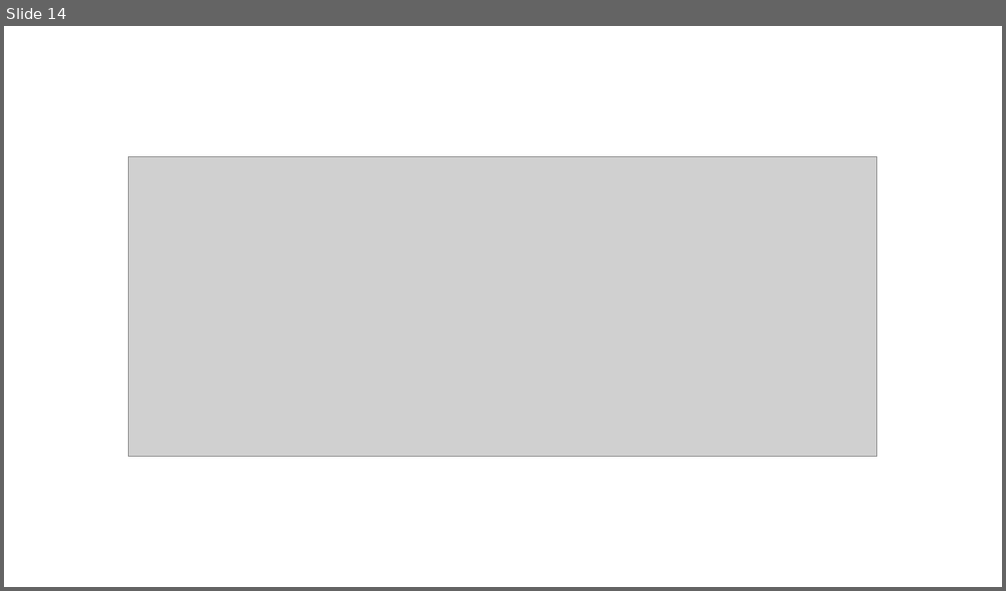
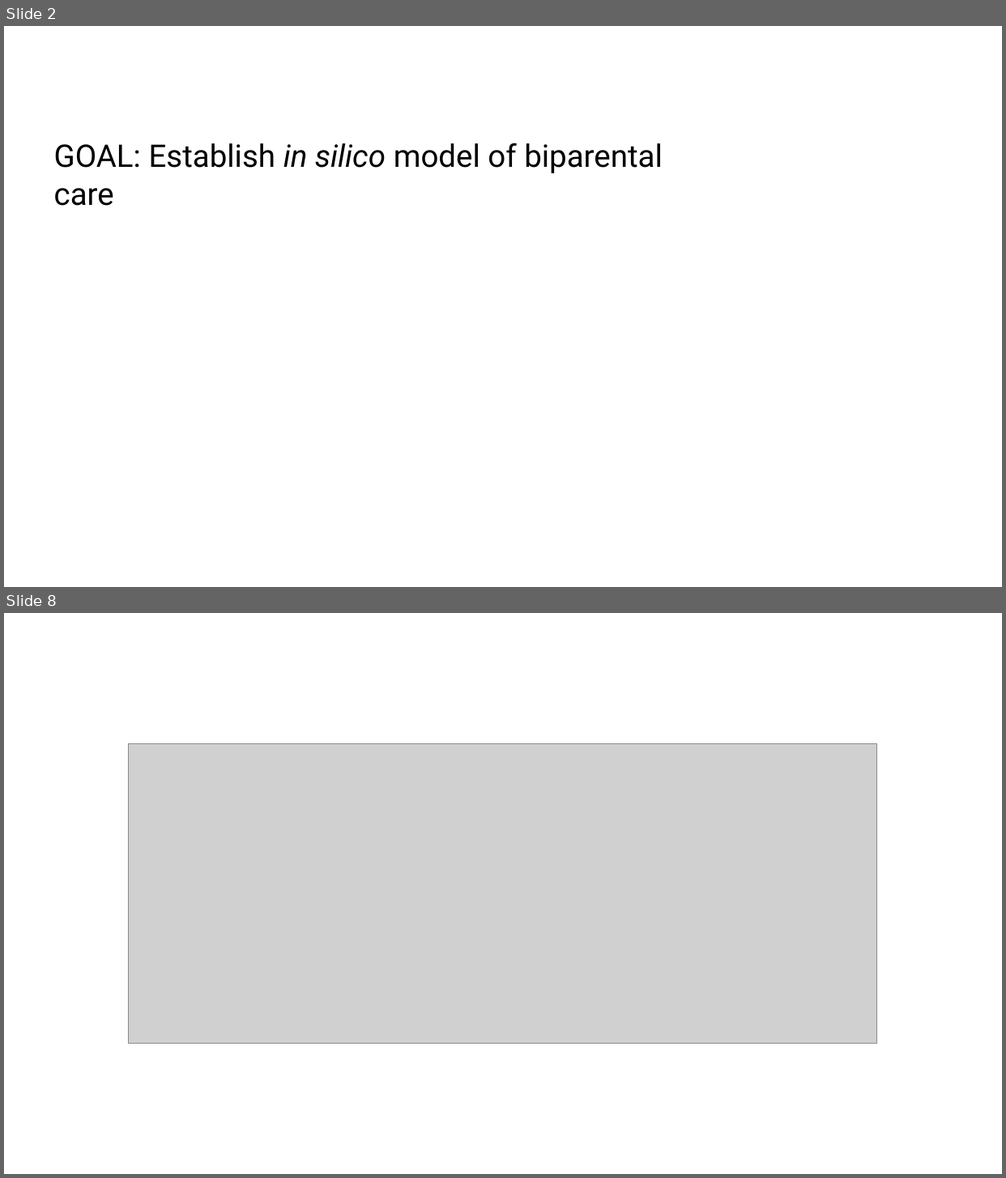
Before and after one commit to ltaylor2/LHSP, a slide deck: SICB/SICB2025.pptx. Shown one above the other, each under a label of ours: slide 14 before the commit, slides 2 and 8 after it; the slides between them are not shown. The pictures are 1006x591 and 1006x1178 pixels, drawn with LibreOffice and Linux fonts; fonts in the diff are those of the drawing; grey boxes stand for pictures. Boxes give left, top, right and bottom in pixels: in the first picture for what was removed or moved away, otherwise in the second. Text is boxed around its words. In the diff, an @@ line names an element or a change of style, - is before the commit and + after.

Commit message:
sicb working, just variation in strategies left. TODO individual strategies successful, or pairs? Variation in STRATEGIES across environments, or variation in COMBOS across envs bigger? Also, run breeding season model with only one parent initialized to look at success of different strategies for F across all envs

```diff
--- a/SICB/SICB2025.pptx
+++ b/SICB/SICB2025.pptx
@@ slide 2 added at (x1=4, y1=26, x2=1002, y2=587), background #FFFFFF @@
@@ text added at (x1=54, y1=143, x2=663, y2=206), 30 pt, text #000000 @@
+GOAL: Establish in silico model of biparental care
@@ what was slide 14 is now slide 8 @@
```
Also in this commit, not shown: 11 other slides added, 13 slides removed, 26 other files.
